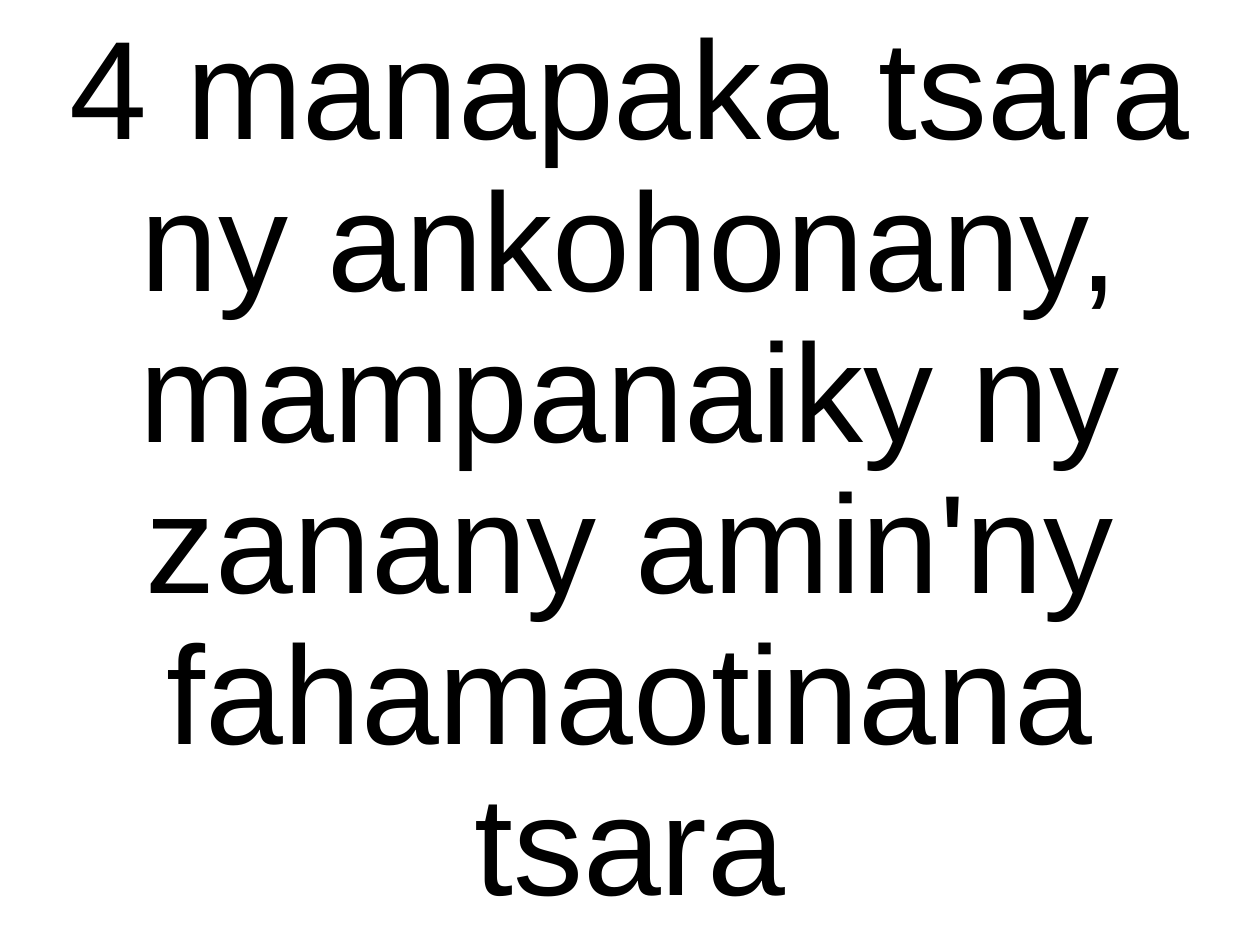
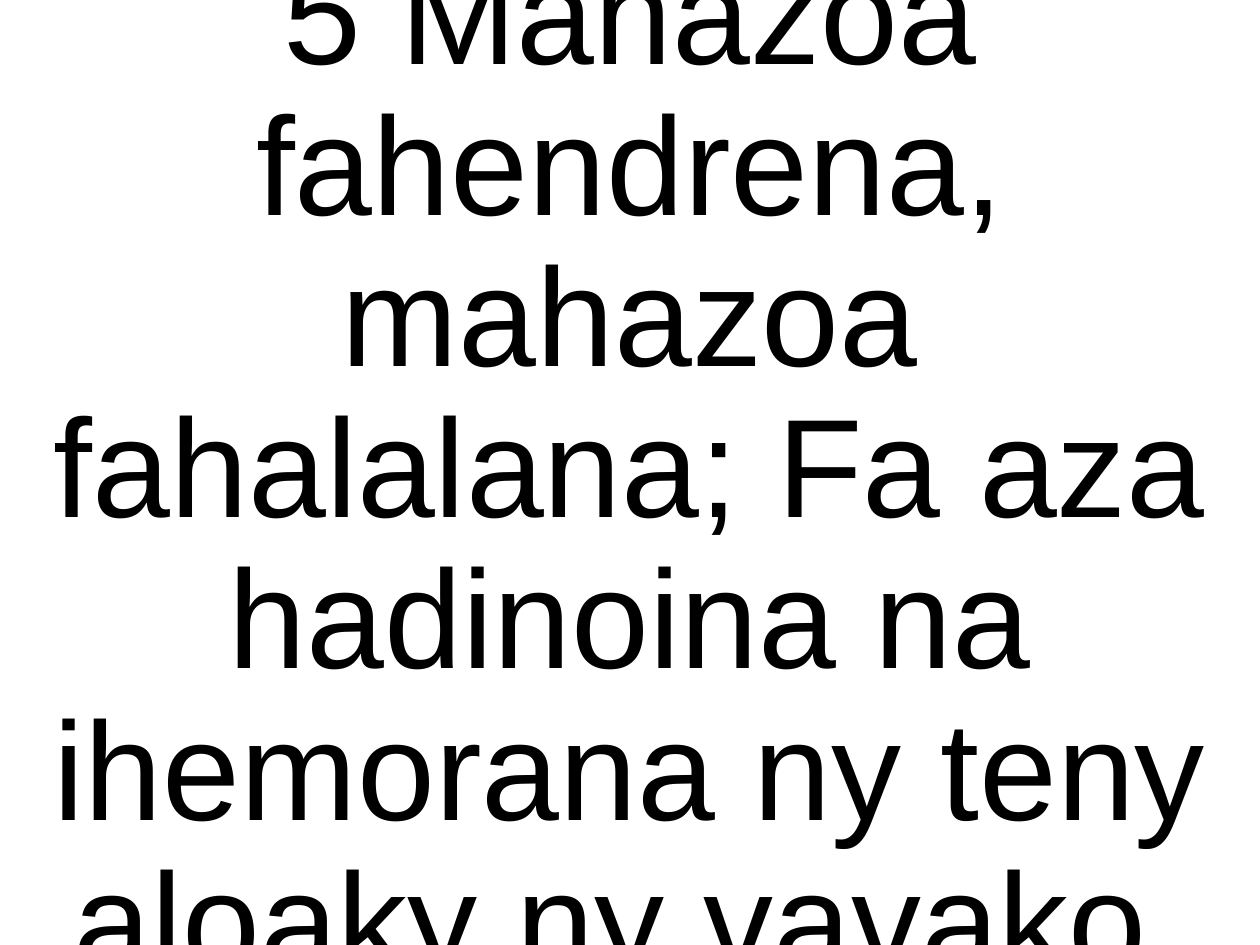
Before and after one commit to tsioryrovantsoa/baiboly-to-powerpoint, a slide deck: slide 2 of test.pptx. Drawn at 1260x945 pixels with LibreOffice and Linux fonts; fonts in the diff are those of the drawing; background and template pictures are left out. Boxes give left, top, right and bottom in pixels: in the first picture for what was removed or moved away, otherwise in the second. Text is boxed around its words. In the diff, an @@ line names an element or a change of style, - is before the commit and + after.

```diff
--- a/test.pptx
+++ b/test.pptx
@@ title at bbox=[54, 0, 1205, 844]: text changed @@
-4 manapaka tsara ny ankohonany, mampanaiky ny zanany amin'ny fahamaotinana tsara
+5 Mahazoa fahendrena, mahazoa fahalalana; Fa aza hadinoina na ihemorana ny teny aloaky ny vavako.
```
Also in this commit, not shown: 1 other slide changed, 2 slides removed, 10 other files.
